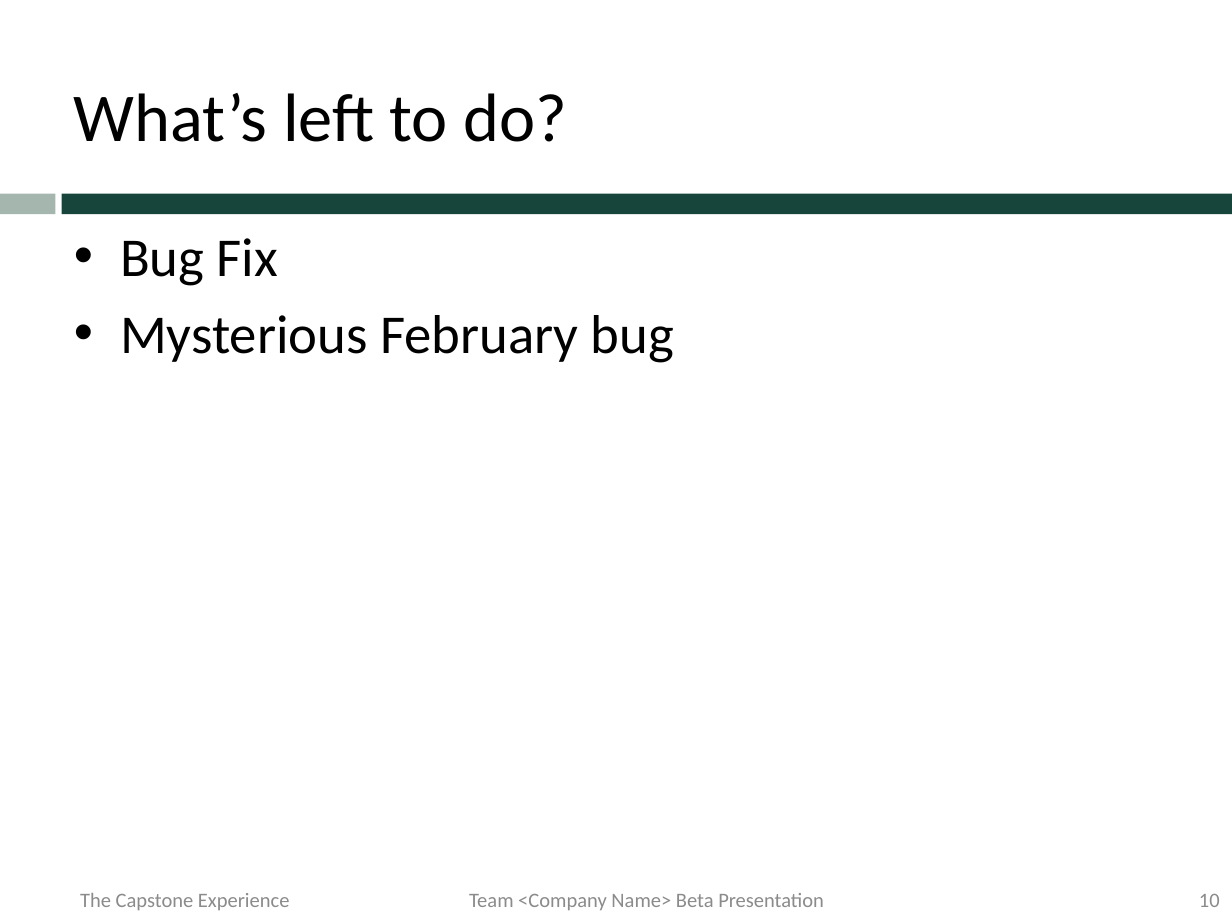
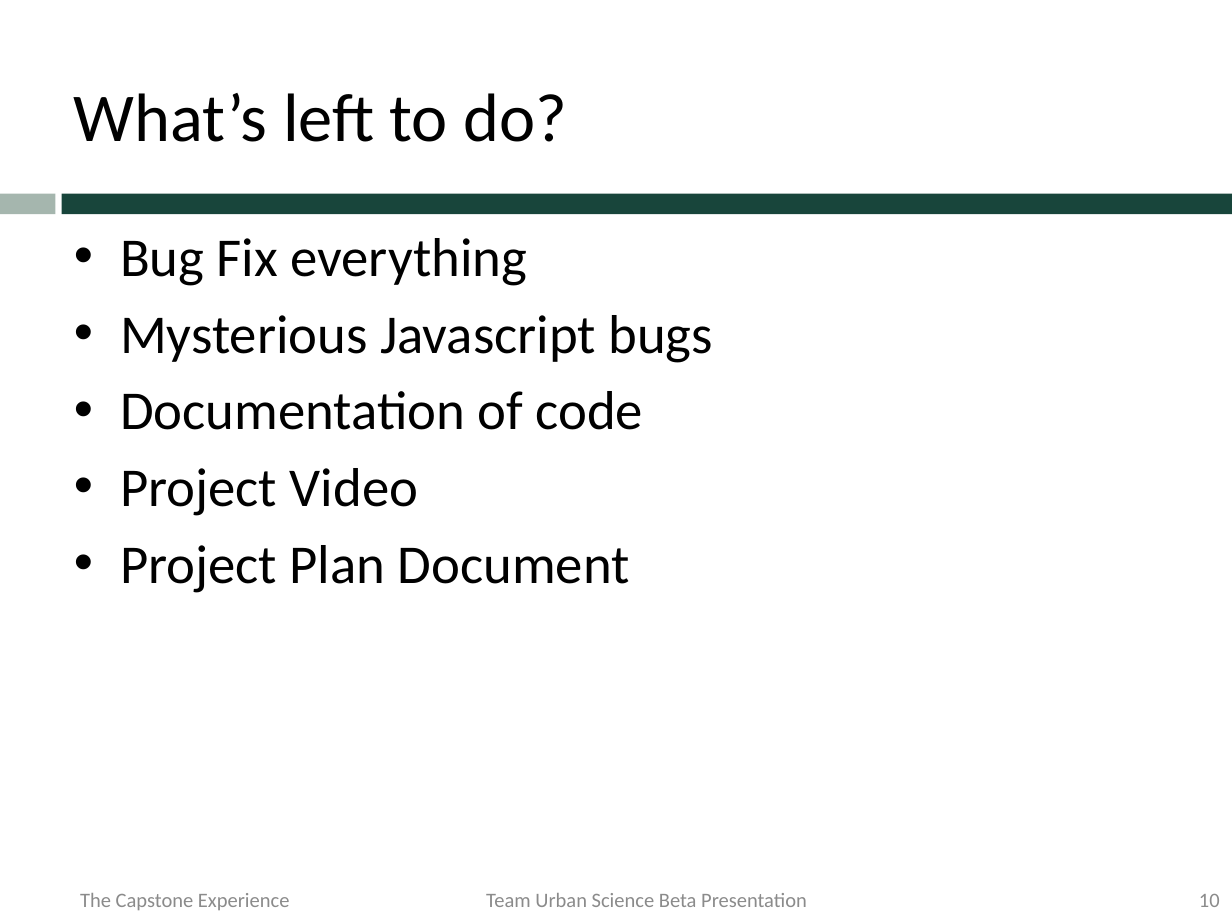
Before and after one commit to msu-capstone-team-urban-science/infographic-generator, a slide deck: slide 10 of documents/presentations/beta-presentation/team-urban-science-beta-presentation.pptx. Drawn at 1232x924 pixels with LibreOffice and Linux fonts; fonts in the diff are those of the drawing; background and template pictures are left out. Boxes give left, top, right and bottom in pixels: in the first picture for what was removed or moved away, otherwise in the second. Text is boxed around its words. In the diff, an @@ line names an element or a change of style, - is before the commit and + after.

Commit message:
adding most recent beta pres.

```diff
--- a/documents/presentations/beta-presentation/team-urban-science-beta-presentation.pptx
+++ b/documents/presentations/beta-presentation/team-urban-science-beta-presentation.pptx
@@ text at box(120, 238, 713, 593): text changed @@
-• Bug Fix
-• Mysterious February bug
+• Bug Fix everything
+• Mysterious Javascript bugs
+• Documentation of code
+• Project Video
+• Project Plan Document
@@ text at box(486, 893, 807, 907): text changed @@
-Team <Company Name> Beta Presentation
+Team Urban Science Beta Presentation
```
Also in this commit, not shown: 8 other slides changed.
